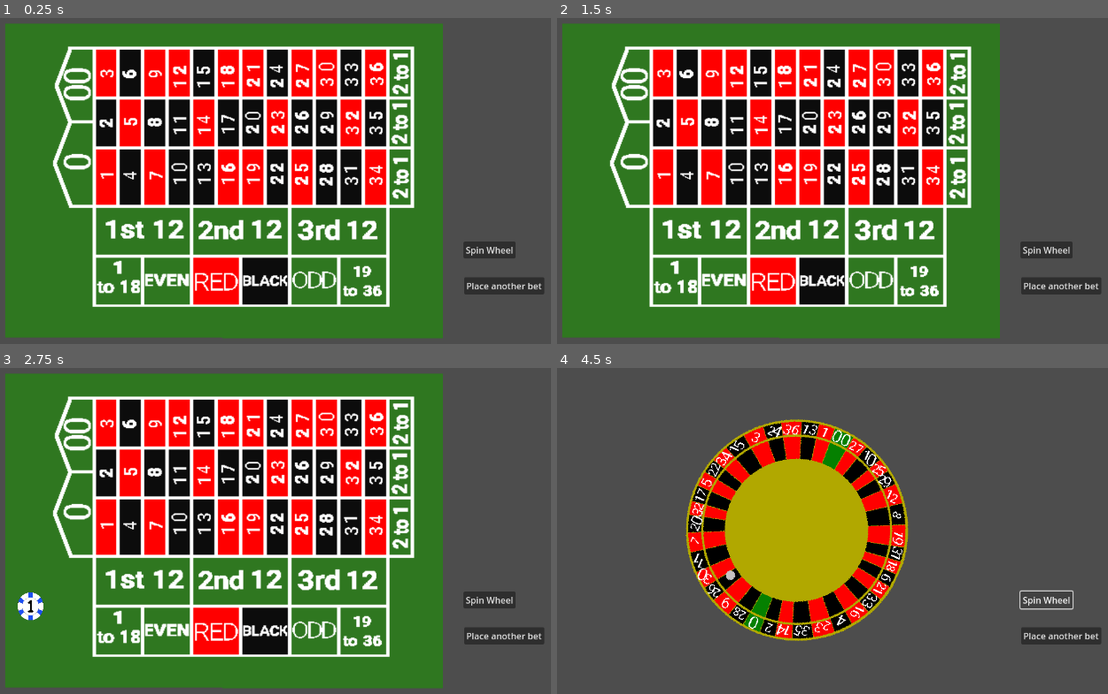
Above: before the commit, frames 1-4 (two rows, left to right).
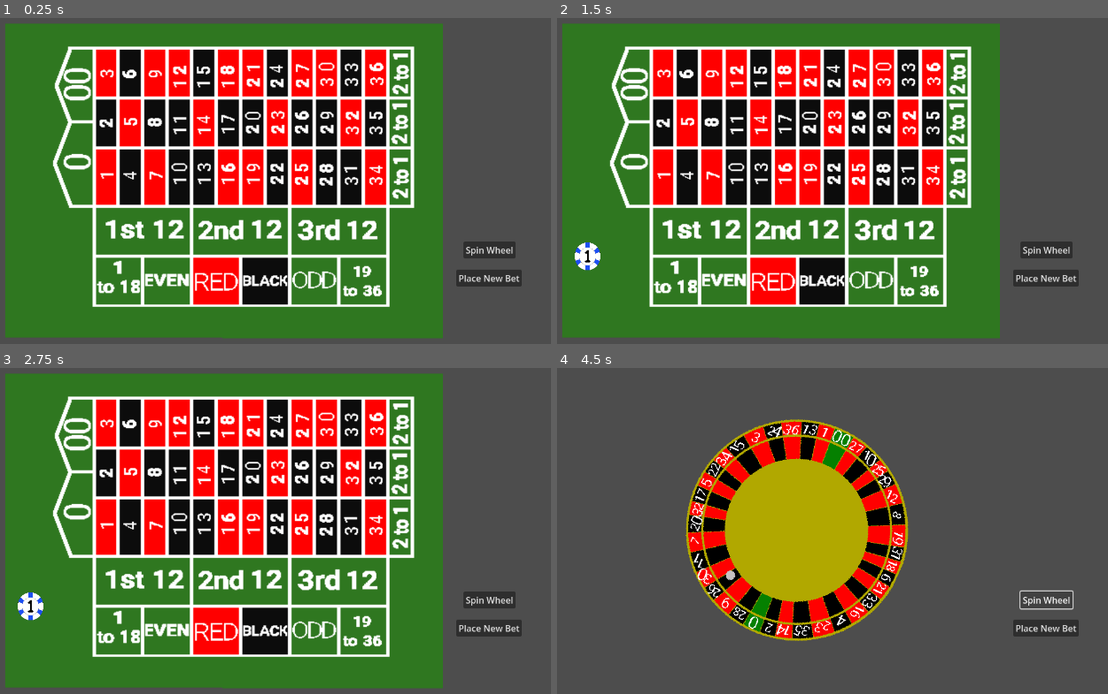
Above: after the commit, the same moments.

Repository: OwenFrakes/congressAppChallenge
Game: Godot game, scene res://Scenes/Roulette.tscn
The game is run twice, just before and just after one commit, with the same random seed, the same clock (stepped at 60 frames per second) and the same inputs. This scene is started directly instead of the project's main scene.
Inputs:
- Up to frame 1 (0.25 s): no input
- Up to frame 2 (1.5 s): click "Place Bet" at 0.5 s; click "Place Bet" at 1.25 s
- Up to frame 3 (2.75 s): click "3" at 2 s
- Up to frame 4 (4.5 s): click "Place another bet" (after the commit: "Place New Bet") at 2.75 s; click "Place another bet" (after the commit: "Place New Bet") at 3.5 s; click "Spin Wheel" at 4.25 s

The runs differ from the first frame. In frame 1, 0.9% of the frame differs, in the area x 82-99%, y 77-85%; in frame 2, 1.2%, in the area x 3-99%, y 68-85%; in frame 3, 0.9%; in frame 4, 0.9%.

Commit message:
Black and Red
Calculating bets when you click the black or red buttons.

Diff:
--- a/Scenes/Roulette.tscn
+++ b/Scenes/Roulette.tscn
@@ -450,8 +450,8 @@
 texture = ExtResource("7_opi28")
 
 [node name="Reset" type="Button" parent="."]
-offset_left = 1051.0
-offset_top = 508.0
-offset_right = 1196.0
-offset_bottom = 539.0
-text = "Place another bet"
+offset_left = 1037.0
+offset_top = 494.0
+offset_right = 1155.0
+offset_bottom = 525.0
+text = "Place New Bet"
--- a/Scenes/ball.gd
+++ b/Scenes/ball.gd
@@ -5,7 +5,10 @@
 var spin_velocity = 0
 #make the ball slow down
 var friction = 0.9
-
+#test varables for betting
+var bet_amount=0
+var bet="no"
+var money=10
 # Called when the node enters the scene tree for the first time.
 func _ready() -> void:
 	#make ball centered
@@ -13,6 +16,7 @@
 	#create var for button
 	var button_node = $"../Button"
 	button_node.connect("pressed", Callable(self, "on_button_pressed"))
+
 # Called every frame. 'delta' is the elapsed time since the previous frame.
 func _process(delta):
 	#when ball is spinning
@@ -32,6 +36,7 @@
 			self.rotation = current_angle
 		#when the ball stops spinning
 		if !spinning:
+
 			#find angle of the wheel
 			var angle=$"../Roulette wheel".global_rotation_degrees
 			#get angle of the ball
@@ -43,80 +48,126 @@
 			#find the angle the ball stops at and prints the results
 			if new_angle%360>=5 && new_angle%360<=12||new_angle%360>=-354 && new_angle%360<=-345:
 				print("2, BLACK, EVEN, 1-18, 1st 12, 2nd 2 to 1")
+				bet="black"
 			elif new_angle%360>=13 && new_angle%360<=21||new_angle%360>=-344 && new_angle%360<=-334:
 				print("14, RED, EVEN, 1-18, 2nd 12, 2nd 2 to 1")
+				bet="red"
 			elif new_angle%360>=22 && new_angle%360<=32||new_angle%360>=-333 && new_angle%360<=-325:
 				print("35, BLACK, ODD, 19-36, 3rd 12, 2nd 2 to 1")
+				bet="black"
 			elif new_angle%360>=33 && new_angle%360<=44||new_angle%360>=-324 && new_angle%360<=-316:
 				print("23, RED, ODD, 19-36, 2nd 12, 2nd 2 to 1")
+				bet="red"
 			elif new_angle%360>=45 && new_angle%360<=54||new_angle%360>=-315 && new_angle%360<=-304:
 				print("4, BLACK, EVEN, 1-18, 1st 12, 1st 2 to 1")
+				bet="black"
 			elif new_angle%360>=55 && new_angle%360<=65||new_angle%360>=-303 && new_angle%360<=-295:
 				print("16, RED, EVEN, 1-18, 2nd 12, 1st 2 to 1")
+				bet="red"
 			elif new_angle%360>=66 && new_angle%360<=74||new_angle%360>=-294 && new_angle%360<=-285:
 				print("33, BLACK, ODD, 19-36, 3rd 12, 3rd 2 to 1")
+				bet="black"
 			elif new_angle%360>=75 && new_angle%360<=82||new_angle%360>=-284 && new_angle%360<=-278:
 				print("21, RED, ODD, 19-36, 2nd 12, 3rd 2 to 1")
+				bet="red"
 			elif new_angle%360>=83 && new_angle%360<=90||new_angle%360>=-277 && new_angle%360<=-269:
 				print("6, BLACK, EVEN, 1-18, 1st 12, 3rd 2 to 1")
+				bet="black"
 			elif new_angle%360>=91 && new_angle%360<=96||new_angle%360>=-268 && new_angle%360<=-260:
 				print("18, RED, EVEN, 1-18, 2nd 12, 3rd 2 to 1")
+				bet="red"
 			elif new_angle%360>=97 && new_angle%360<=104||new_angle%360>=-259 && new_angle%360<=-252:
 				print("31, BLACK, ODD, 19-36, 3rd 12, 1st 2 to 1")
+				bet="black"
 			elif new_angle%360>=105 && new_angle%360<=117||new_angle%360>=-251 && new_angle%360<=-243:
 				print("19, RED, ODD, 19-36, 2nd 12, 1st 2 to 1")
+				bet="red"
 			elif new_angle%360>=118 && new_angle%360<=128||new_angle%360>=-242 && new_angle%360<=-232:
 				print("8, BLACK, EVEN, 1-18, 1st 12, 2nd 2 to 1")
+				bet="black"
 			elif new_angle%360>=129 && new_angle%360<=139||new_angle%360>=-231 && new_angle%360<=-221:
 				print("12, RED, EVEN, 1-18, 1st 12, 3rd 2 to 1")
+				bet="red"
 			elif new_angle%360>=140 && new_angle%360<=147||new_angle%360>=-220 && new_angle%360<=-212:
 				print("29, BLACK, ODD, 19-36, 3rd 12, 2nd 2 to 1")
+				bet="black"
 			elif new_angle%360>=148 && new_angle%360<=154||new_angle%360>=-211 && new_angle%360<=-202:
 				print("25, RED, ODD, 19-36, 3rd 12, 1st 2 to 1")
+				bet="red"
 			elif new_angle%360>=155 && new_angle%360<=164||new_angle%360>=-201 && new_angle%360<=-190:
 				print("10, BLACK, EVEN, 1-18, 1st 12, 1st 2 to 1")
-			elif new_angle%360>=165 && new_angle%360<=172||new_angle%360>=-189 && new_angle%360<=-181:
+				bet="black"
+			elif new_angle%360>=165 && new_angle%360<=172||new_angle%360>=-189 && new_angle%360<=-183:
 				print("27, RED, ODD, 19-36, 3rd 12, 3rd 2 to 1")
+				bet="red"
 			elif new_angle%360>=-4 && new_angle%360<=4:
 				print("0, Green")
 			elif new_angle%360>=-175 && new_angle%360<=-167||new_angle%360>=184 && new_angle%360<=192:
 				print("1, RED, ODD, 1-18, 1st 12, 1st 2 to 1")
+				bet="red"
 			elif new_angle%360>=-166 && new_angle%360<=-158||new_angle%360>=193 && new_angle%360<=201:
 				print("13, BLACK, ODD, 1-18, 2nd 12, 1st 2 to 1")
+				bet="black"
 			elif new_angle%360>=-157 && new_angle%360<=-147||new_angle%360>=202 && new_angle%360<=212:
 				print("36, RED, EVEN, 19-36, 3rd 12, 3rd 2 to 1")
+				bet="red"
 			elif new_angle%360>=-146 && new_angle%360<=-138||new_angle%360>=213 && new_angle%360<=222:
 				print("24, BLACK, EVEN, 19-36, 2nd 12, 3rd 2 to 1")
+				bet="black"
 			elif new_angle%360>=-137 && new_angle%360<=-126||new_angle%360>=223 && new_angle%360<=233:
 				print("3, RED, ODD, 1-18, 1st 12, 3rd 2 to 1")
+				bet="red"
 			elif new_angle%360>=-125 && new_angle%360<=-115||new_angle%360>=234 && new_angle%360<=244:
 				print("15, BLACK, ODD, 1-18, 2nd 12, 3rd 2 to 1")
+				bet="black"
 			elif new_angle%360>=-114 && new_angle%360<=-106||new_angle%360>=245 && new_angle%360<=253:
 				print("34, RED, EVEN, 19-36, 3rd 12, 1st 2 to 1")
+				bet="red"
 			elif new_angle%360>=-105 && new_angle%360<=-98||new_angle%360>=254 && new_angle%360<=261:
 				print("22, BLACK, EVEN, 19-36, 2nd 12, 1st 2 to 1")
+				bet="black"
 			elif new_angle%360>=-97 && new_angle%360<=-89||new_angle%360>=262 && new_angle%360<=269:
 				print("5, RED, ODD, 1-18, 1st 12, 2nd 2 to 1")
+				bet="red"
 			elif new_angle%360>=-88 && new_angle%360<=-81||new_angle%360>=270 && new_angle%360<=278:
 				print("17, BLACK, ODD, 1-18, 2nd 12, 2nd 2 to 1")
+				bet="black"
 			elif new_angle%360>=-80 && new_angle%360<=-73||new_angle%360>=279 && new_angle%360<=285:
 				print("32, RED, EVEN, 19-36, 3rd 12, 2nd 2 to 1")
+				bet="red"
 			elif new_angle%360>=-72 && new_angle%360<=-65||new_angle%360>=286 && new_angle%360<=295:
 				print("20, BLACK, EVEN, 19-36, 2nd 12, 2nd 2 to 1")
+				bet="black"
 			elif new_angle%360>=-64 && new_angle%360<=-54||new_angle%360>=296 && new_angle%360<=305:
 				print("7, RED, ODD, 1-18, 1st 12, 1st 2 to 1")
+				bet="red"
 			elif new_angle%360>=-53 && new_angle%360<=-43||new_angle%360>=306 && new_angle%360<=316:
 				print("11, BLACK, ODD, 1-18, 1st 12, 2nd 2 to 1")
+				bet="black"
 			elif new_angle%360>=-42 && new_angle%360<=-33||new_angle%360>=317 && new_angle%360<=325:
 				print("30, RED, EVEN, 19-36, 3rd 12, 3rd 2 to 1")
+				bet="red"
 			elif new_angle%360>=-32 && new_angle%360<=-26||new_angle%360>=326 && new_angle%360<=334:
 				print("26, BLACK, EVEN, 19-36, 3rd 12, 2nd 2 to 1")
+				bet="black"
 			elif new_angle%360>=-25 && new_angle%360<=-15||new_angle%360>=335 && new_angle%360<=345:
 				print("9, RED, ODD, 1-18, 1st 12, 3rd 2 to 1")
+				bet="red"
 			elif new_angle%360>=-14 && new_angle%360<=-5||new_angle%360>=346 && new_angle%360<=354:
 				print("28, BLACK, EVEN, 19-36, 3rd 12, 1st 2 to 1")
 			else:
 				print("00, Green")
+			var table=$"../Table"
+			bet_amount=table.bet_amount
+			if bet==table.bet:
+				money+=bet_amount
+				bet="no"
+				table.bet_amount=0
+				print(money)
+			else:
+				money-=bet_amount
+				print(money)
+
 func on_button_pressed():
 	#create a random power for the ball
 	spin_velocity = randf_range(-1000,-10000)
--- a/Scenes/table.gd
+++ b/Scenes/table.gd
@@ -1,10 +1,16 @@
 extends Sprite2D
 #create varables for all buttons
-var bet=false
+var bet_placed=false
+var bet_amount=0
+var bet=""
 # Called when the node enters the scene tree for the first time.
 func _ready() -> void:
 	var one_node = $"1"
 	one_node.connect("pressed", Callable(self, "one_button_pressed"))
+	var red_node = $RED
+	red_node.connect("pressed", Callable(self, "red_button_pressed"))
+	var black_node = $Black
+	black_node.connect("pressed", Callable(self, "black_button_pressed"))
 	var button_node = $"../Button"
 	button_node.connect("pressed", Callable(self, "on_button_pressed"))
 	var reset_node = $"../Reset"
@@ -14,12 +20,24 @@
 func _process(delta) -> void:
 	pass
 
+func black_button_pressed():
+	$Chip.show()
+	bet_placed=true
+	bet_amount+=1
+	bet="black"
+
 func on_button_pressed():
 	self.hide()
 	$Chip.hide()
 func one_button_pressed():
 	$Chip.show()
-	bet=true
+	bet_placed=true
 func on_reset_pressed():
 	self.show()
-	bet=false
+	bet_placed=false
+	bet_amount=0
+func red_button_pressed():
+	$Chip.show()
+	bet_placed=true
+	bet_amount+=1
+	bet="red"
